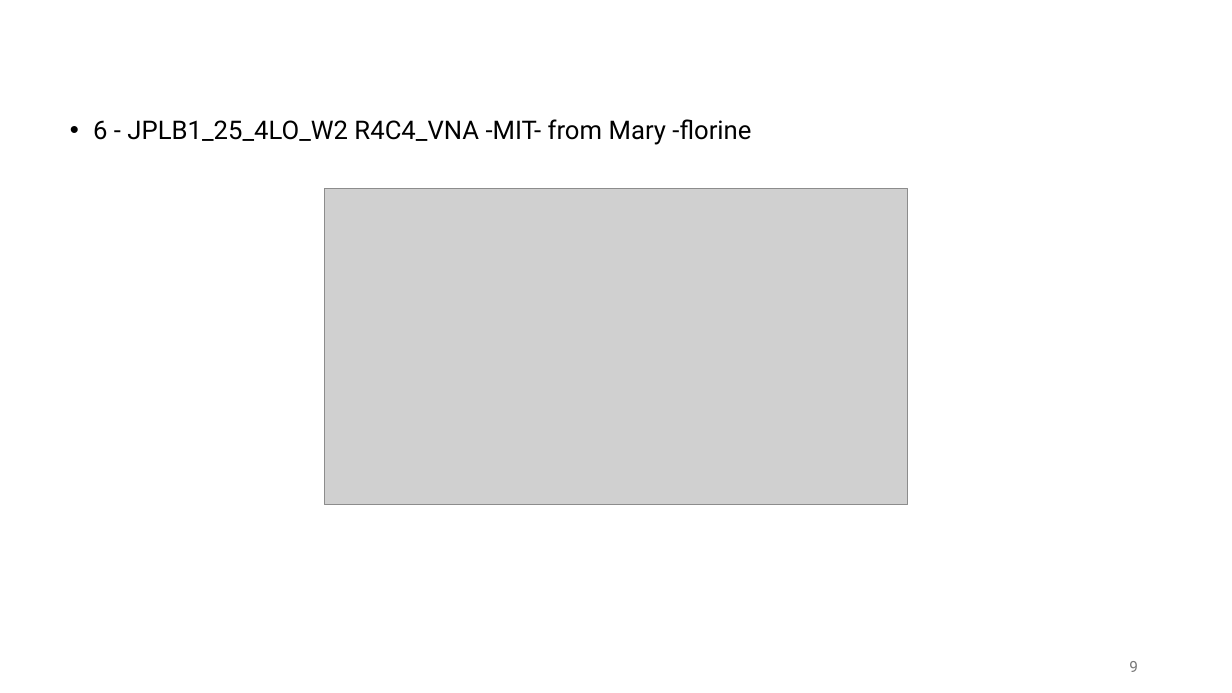
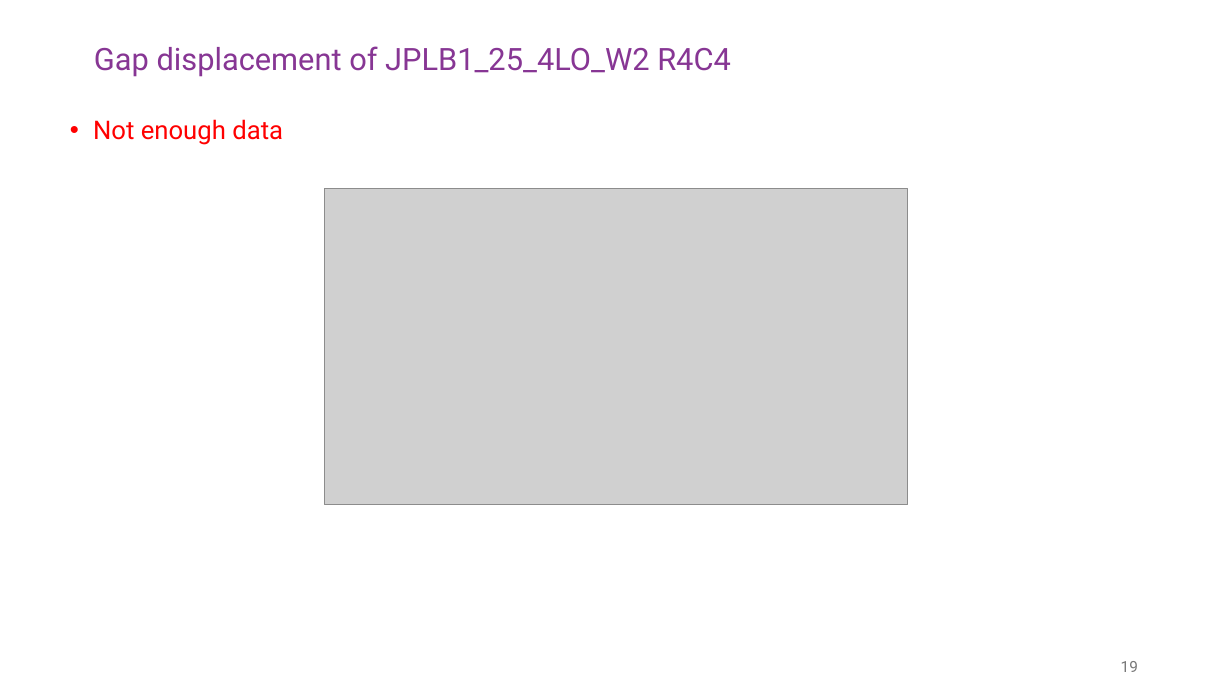
Before and after one commit to malindeman1999/python_drift_model, a slide deck: slide 19 of 2026-4-27 drift model.pptx (slide 9 before the commit). Drawn at 1232x693 pixels with LibreOffice and Linux fonts; fonts in the diff are those of the drawing; grey boxes stand for pictures; background and template pictures are left out. Boxes give left, top, right and bottom in pixels: in the first picture for what was removed or moved away, otherwise in the second. Text is boxed around its words. In the diff, an @@ line names an element or a change of style, - is before the commit and + after.

```diff
--- a/2026-4-27 drift model.pptx
+++ b/2026-4-27 drift model.pptx
@@ title added at <box>94,46,731,77</box>, 24 pt, text #873694 @@
+Gap displacement of JPLB1_25_4LO_W2 R4C4
@@ text at <box>93,119,283,145</box>: text changed; text colour #000000 to #FF0000 @@
-• 6 - JPLB1_25_4LO_W2 R4C4_VNA -MIT- from Mary -florine
+• Not enough data
@@ page number at <box>1121,661,1138,672</box>: text changed @@
-9
+19
```
Also in this commit, not shown: 3 other slides changed, 14 slides added, 4 slides removed, 4 other files.
